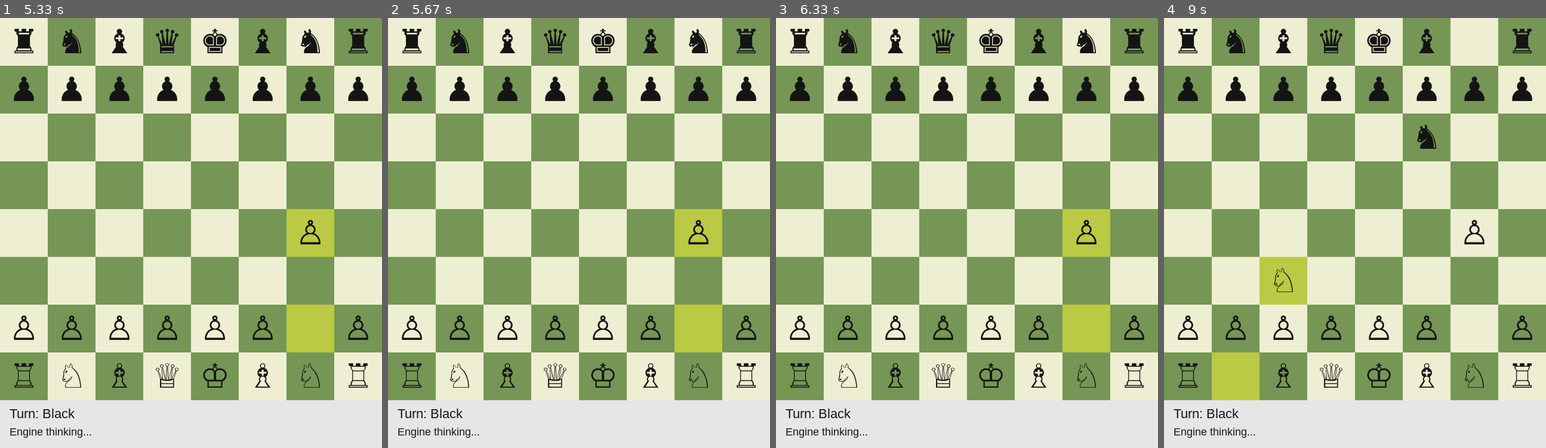
Above: before the commit, frames 1-4 (left to right).
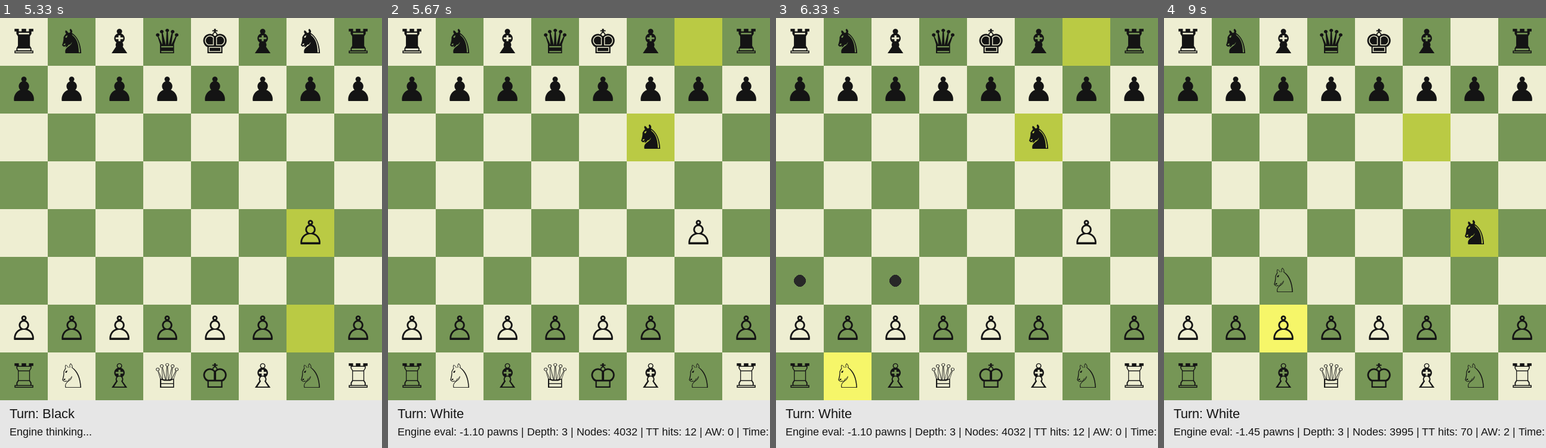
Above: after the commit, the same moments.

Repository: TomGreenwoodPhysics/garry-botsparov
Game: pygame game, started from garry_botsparov.py
Same seed, same stepped clock (60 frames per second), same inputs: the game is played once before the commit and once after it.
Inputs (mouse positions are in pixels of both pictures, inside the frame that each line leads up to):
- Up to frame 1 (5.33 s): click (191, 233) at 0.38 s; click (229, 327) at 0.72 s; click (72, 168) at 1.05 s; click (332, 383) at 1.38 s; click (198, 86) at 1.72 s; click (171, 344) at 2.05 s; click (336, 396) at 2.38 s; click (137, 142) at 2.72 s; click (324, 344) at 3.05 s; click (309, 224) at 3.38 s
- Up to frame 2 (5.67 s): no input
- Up to frame 3 (6.33 s): click (852, 392) at 6.22 s
- Up to frame 4 (9 s): click (1278, 267) at 6.55 s; click (1282, 340) at 8.88 s

Frame 1 is identical in both runs. In frame 2, 6.2% of the frame differs, in the area x 11-100%, y 0-98%; in frame 3, 7.7%, in the area x 4-100%, y 0-98%; in frame 4, 7.5%.

Commit message:
Optimise search performance

Diff:
--- a/garry_botsparov.py
+++ b/garry_botsparov.py
@@ -6,10 +6,11 @@
 import pygame
 
 # engine settings
-MAX_ENGINE_DEPTH = 6
-ENGINE_TIME_LIMIT = 5.0
+MAX_ENGINE_DEPTH = 10
+ENGINE_TIME_LIMIT = 2.0
 PLAYER_COLOUR = chess.WHITE
 QUIESCENCE_DEPTH = 4
+ASPIRATION_WINDOW = 50
 
 # graphics settings
 WIDTH = 640
@@ -127,11 +128,13 @@
         self.last_depth_reached = 0
         self.transposition_table = {}
         self.tt_hits = 0
+        self.aspiration_researches = 0
         self.search_start_time = 0.0
 
     def choose_move(self, board):
         self.nodes_searched = 0
         self.tt_hits = 0
+        self.aspiration_researches = 0
         self.last_depth_reached = 0
         self.search_start_time = time.time()
 
@@ -142,13 +145,36 @@
 
         best_move = legal_moves[0]
         best_score = -math.inf
+        previous_score = None
 
         try:
             for depth in range(1, self.max_depth + 1):
-                current_best_move, current_best_score = self.search_root(board, depth)
+                if previous_score is None:
+                    alpha = -math.inf
+                    beta = math.inf
+                else:
+                    alpha = previous_score - ASPIRATION_WINDOW
+                    beta = previous_score + ASPIRATION_WINDOW
+
+                current_best_move, current_best_score = self.search_root(
+                    board,
+                    depth,
+                    alpha,
+                    beta,
+                )
+
+                if current_best_score <= alpha or current_best_score >= beta:
+                    self.aspiration_researches += 1
+                    current_best_move, current_best_score = self.search_root(
+                        board,
+                        depth,
+                        -math.inf,
+                        math.inf,
+                    )
 
                 best_move = current_best_move
                 best_score = current_best_score
+                previous_score = best_score
                 self.last_depth_reached = depth
 
                 board_hash = self.get_board_hash(board)
@@ -171,12 +197,9 @@
 
         return best_move
 
-    def search_root(self, board, depth):
+    def search_root(self, board, depth, alpha=-math.inf, beta=math.inf):
         best_move = None
         best_score = -math.inf
-
-        alpha = -math.inf
-        beta = math.inf
 
         tt_move = self.get_tt_move(board)
         moves = self.order_moves(board, list(board.legal_moves), tt_move)
@@ -335,8 +358,6 @@
             else:
                 score -= value + positional_value
 
-        score += self.evaluate_mobility(board)
-
         if board.turn == chess.WHITE:
             return score
 
@@ -400,14 +421,6 @@
 
             if move.promotion is not None:
                 score += PIECE_VALUES[move.promotion]
-
-            try:
-                board.push(move)
-
-                if board.is_check():
-                    score += 50
-            finally:
-                board.pop()
 
             return score
 
@@ -580,6 +593,7 @@
             f"Depth: {self.engine.last_depth_reached} | "
             f"Nodes: {self.engine.nodes_searched} | "
             f"TT hits: {self.engine.tt_hits} | "
+            f"AW: {self.engine.aspiration_researches} | "
             f"Time: {self.engine.last_search_time:.2f}s"
         )
 
Not shown, changed: README.md
